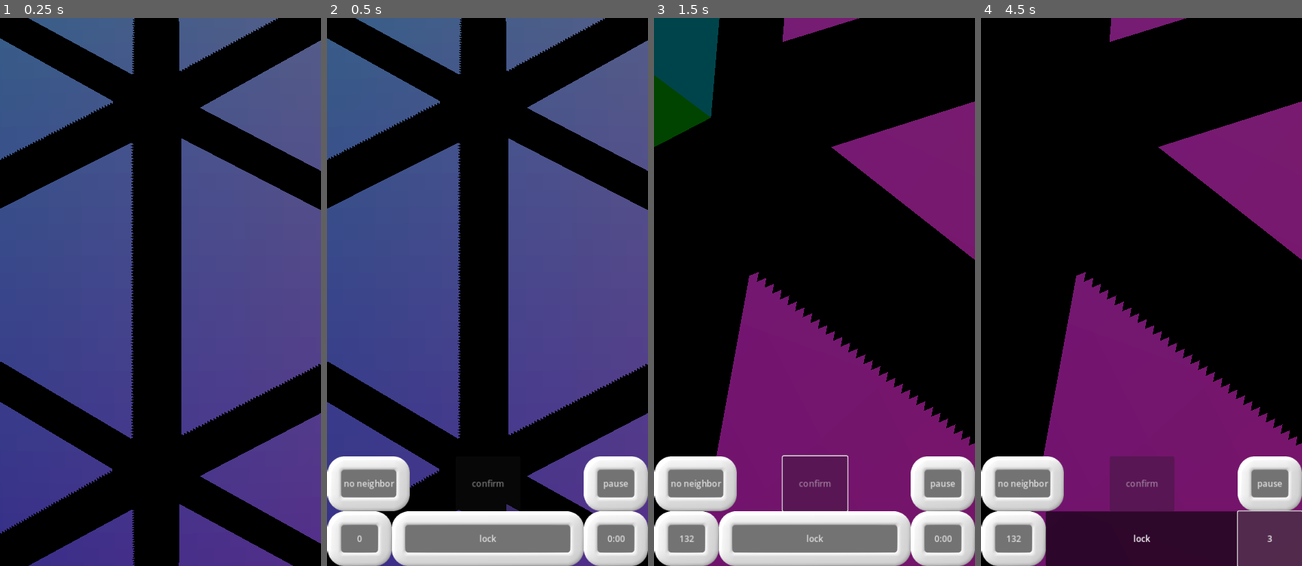
Above: before the commit, frames 1-4 (left to right).
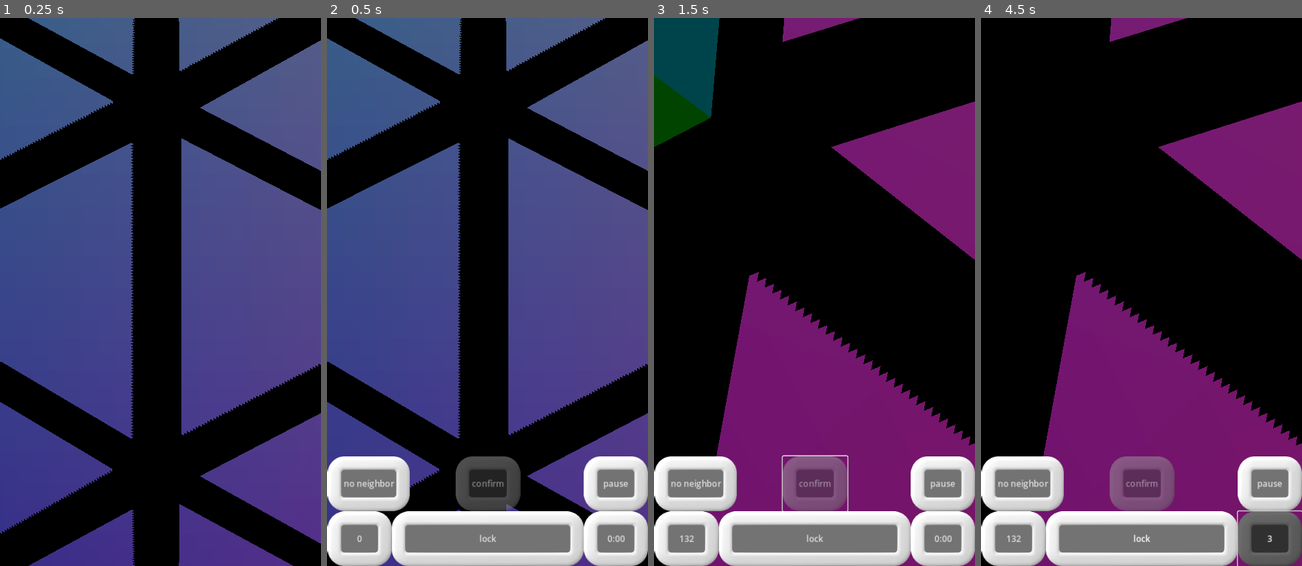
Above: after the commit, the same moments.

Repository: WalynC/sphereSweeperGodot
Game: Godot game, scene res://mainScenes/game.tscn
The game is run twice, just before and just after one commit, with the same random seed, the same clock (stepped at 60 frames per second) and the same inputs.
Inputs (mouse positions are in pixels of both pictures, inside the frame that each line leads up to):
- Up to frame 1 (0.25 s): no input
- Up to frame 2 (0.5 s): no input
- Up to frame 3 (1.5 s): move the mouse to (885, 264) at 0.52 s; hold Right (ui_right) 0.53-1.25 s; hold Down (scroll_down) 0.53-1.25 s; click (885, 264) at 0.67 s; click "confirm" at 1.25 s
- Up to frame 4 (4.5 s): click "132" at 2 s; click "18" at 2.75 s; click "lock" at 3.5 s; click "0:02" at 4.25 s

Frame 1 is identical in both runs. In frame 2, 1.8% of the frame differs, in the area x 40-61%, y 80-90%; in frame 3, 1.4%; in frame 4, 9.4%, in the area x 20-100%, y 80-100%.

Commit message:
Continues work on visual themes, various button styles added

Diff:
--- /dev/null
+++ b/visualThemes/dayVisualTheme/Day_disabledStyleBox.tres
@@ -0,0 +1,11 @@
+[gd_resource type="StyleBoxTexture" load_steps=2 format=3 uid="uid://d4ifo8fd3d3rg"]
+
+[ext_resource type="Texture2D" uid="uid://c117fvktd7rap" path="res://cloudBoxUIBevel.png" id="1_ty7wr"]
+
+[resource]
+texture = ExtResource("1_ty7wr")
+texture_margin_left = 30.0
+texture_margin_top = 30.0
+texture_margin_right = 30.0
+texture_margin_bottom = 30.0
+modulate_color = Color(0.611765, 0.611765, 0.611765, 0.501961)
--- /dev/null
+++ b/visualThemes/dayVisualTheme/Day_hoverStyleBox.tres
@@ -0,0 +1,11 @@
+[gd_resource type="StyleBoxTexture" load_steps=2 format=3 uid="uid://c2i1yhtl2xqsc"]
+
+[ext_resource type="Texture2D" uid="uid://c117fvktd7rap" path="res://cloudBoxUIBevel.png" id="1_4afpd"]
+
+[resource]
+texture = ExtResource("1_4afpd")
+texture_margin_left = 30.0
+texture_margin_top = 30.0
+texture_margin_right = 30.0
+texture_margin_bottom = 30.0
+modulate_color = Color(0.419608, 0.419608, 0.419608, 1)
--- /dev/null
+++ b/visualThemes/dayVisualTheme/Day_normalStyleBox.tres
@@ -0,0 +1,10 @@
+[gd_resource type="StyleBoxTexture" load_steps=2 format=3 uid="uid://cajvgrd33diak"]
+
+[ext_resource type="Texture2D" uid="uid://c117fvktd7rap" path="res://cloudBoxUIBevel.png" id="1_j853j"]
+
+[resource]
+texture = ExtResource("1_j853j")
+texture_margin_left = 30.0
+texture_margin_top = 30.0
+texture_margin_right = 30.0
+texture_margin_bottom = 30.0
--- /dev/null
+++ b/visualThemes/dayVisualTheme/Day_pressedStyleBox.tres
@@ -0,0 +1,10 @@
+[gd_resource type="StyleBoxTexture" load_steps=2 format=3 uid="uid://dyyvms48jutj5"]
+
+[ext_resource type="Texture2D" uid="uid://c117fvktd7rap" path="res://cloudBoxUIBevel.png" id="1_aelh6"]
+
+[resource]
+texture = ExtResource("1_aelh6")
+texture_margin_left = 30.0
+texture_margin_top = 30.0
+texture_margin_right = 30.0
+texture_margin_bottom = 30.0
--- a/visualThemes/dayVisualTheme/dayTheme.tres
+++ b/visualThemes/dayVisualTheme/dayTheme.tres
@@ -1,13 +1,12 @@
-[gd_resource type="Theme" load_steps=3 format=3 uid="uid://cafactgbmt"]
+[gd_resource type="Theme" load_steps=5 format=3 uid="uid://cafactgbmt"]
 
-[ext_resource type="Texture2D" uid="uid://c117fvktd7rap" path="res://cloudBoxUIBevel.png" id="1_4nm51"]
-
-[sub_resource type="StyleBoxTexture" id="StyleBoxTexture_cuml0"]
-texture = ExtResource("1_4nm51")
-texture_margin_left = 30.0
-texture_margin_top = 30.0
-texture_margin_right = 30.0
-texture_margin_bottom = 30.0
+[ext_resource type="StyleBox" uid="uid://d4ifo8fd3d3rg" path="res://visualThemes/dayVisualTheme/Day_disabledStyleBox.tres" id="1_1p4wx"]
+[ext_resource type="StyleBox" uid="uid://c2i1yhtl2xqsc" path="res://visualThemes/dayVisualTheme/Day_hoverStyleBox.tres" id="2_cunrk"]
+[ext_resource type="StyleBox" uid="uid://cajvgrd33diak" path="res://visualThemes/dayVisualTheme/Day_normalStyleBox.tres" id="3_o2434"]
+[ext_resource type="StyleBox" uid="uid://dyyvms48jutj5" path="res://visualThemes/dayVisualTheme/Day_pressedStyleBox.tres" id="4_iatxw"]
 
 [resource]
-Button/styles/normal = SubResource("StyleBoxTexture_cuml0")
+Button/styles/disabled = ExtResource("1_1p4wx")
+Button/styles/hover = ExtResource("2_cunrk")
+Button/styles/normal = ExtResource("3_o2434")
+Button/styles/pressed = ExtResource("4_iatxw")
